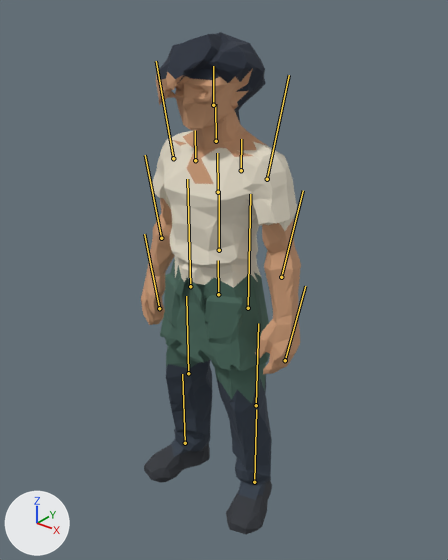
A saved change to the glTF model assets/models/ready/staff/staff.glb.
Before and after are seen from a 50 mm camera at (1.202, -1.445, 1.816) aimed at (-0.027, 0.091, 0.864). Lighting does not change. The marker at lower left points along +X, +Y and +Z. The picture after the commit comes second. Both versions are drawn at frame 12 of the action 'Walk'; the numbers are the values there. The bones that change, and the others that lie on the model, are drawn over the model as lines.

Objects in the first picture: 'Batch_staffMesh'.
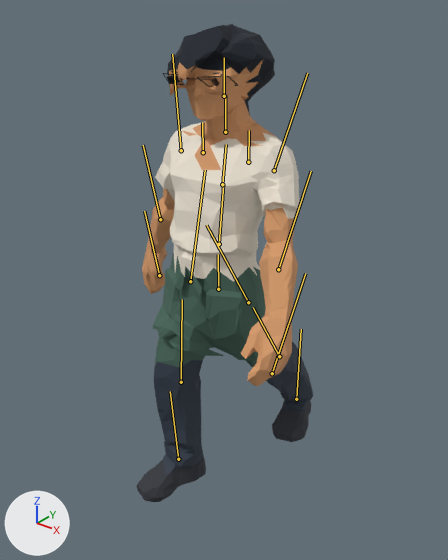
Changed parts and their boxes [x1, y1, x2, y2] in the pictures (448 x 560 px):
'Batch_staffMesh', posed (10% wider): before [141, 32, 301, 534]; after [137, 24, 313, 502]
'CharacterFaceDetails', now drawn: after [163, 71, 238, 87]
    faces in mat_staff_rineye (black #090a14): [167, 75, 219, 86]
bone 'Hips', root to tip: before (218, 294) to (218, 260); after (218, 289) to (218, 254)
bone 'Spine', root to tip: before (219, 250) to (219, 192); after (219, 244) to (223, 184)
bone 'Chest', root to tip: before (218, 192) to (217, 153); after (222, 184) to (226, 144)
bone 'Neck', root to tip: before (216, 141) to (215, 104); after (225, 132) to (225, 95)
bone 'Clavicle.R', root to tip: before (195, 160) to (195, 130); after (203, 152) to (202, 122)
bone 'UpperArm.R', root to tip: before (173, 158) to (156, 61); after (181, 150) to (172, 54)
bone 'Forearm.R', root to tip: before (161, 238) to (145, 155); after (160, 219) to (143, 145)
bone 'Clavicle.L', root to tip: before (241, 170) to (241, 139); after (248, 162) to (249, 130)
bone 'UpperArm.L', root to tip: before (267, 179) to (289, 75); after (274, 170) to (307, 73)
bone 'Forearm.L', root to tip: before (281, 277) to (303, 190); after (278, 269) to (311, 171)
bone 'Thigh.R', root to tip: before (190, 286) to (187, 179); after (190, 281) to (205, 170)
bone 'Shin.R', root to tip: before (188, 373) to (186, 296); after (181, 382) to (182, 299)
bone 'Foot.R', root to tip: before (185, 443) to (182, 374); after (178, 459) to (170, 391)
bone 'Thigh.L', root to tip: before (248, 308) to (250, 194); after (248, 302) to (206, 225)
bone 'Shin.L', root to tip: before (256, 405) to (258, 323); after (279, 356) to (253, 307)
bone 'Foot.L', root to tip: before (254, 482) to (256, 409); after (296, 399) to (301, 329)

Patch to the scene script:
```diff
--- a/assets/models/ready/staff/staff.glb.py
+++ b/assets/models/ready/staff/staff.glb.py
@@ bone_hips @@
 bone_hips = bpy.data.objects['Batch_staffSkin'].pose.bones['Hips']  # child of 'Root'
-bone_hips.location = (0.0, 0.0, 0.0)
+bone_hips.location = (0.0, 0.02, 0.0)
@@ bone_spine @@
 bone_spine = bpy.data.objects['Batch_staffSkin'].pose.bones['Spine']  # child of 'Hips'
-bone_spine.rotation_quaternion = (1.0, 0.0, 0.0, 0.0)  # degrees (0, 0, 0)
+bone_spine.rotation_quaternion = (0.998, -0.06, 0.0, 0.0)  # degrees (-7, 0, 0)
@@ bone_chest @@
 bone_chest = bpy.data.objects['Batch_staffSkin'].pose.bones['Chest']  # child of 'Spine'
-bone_chest.rotation_quaternion = (1.0, 0.0, 0.0, 0.0)  # degrees (0, 0, 0)
+bone_chest.rotation_quaternion = (1.0, -0.01, 0.0, 0.0)  # degrees (-1, 0, 0)
@@ bone_neck @@
 bone_neck = bpy.data.objects['Batch_staffSkin'].pose.bones['Neck']  # child of 'Chest'
-bone_neck.rotation_quaternion = (1.0, 0.0, 0.0, 0.0)  # degrees (0, 0, 0)
+bone_neck.rotation_quaternion = (0.998, 0.069, 0.0, 0.0)  # degrees (8, 0, 0)
@@ bone_clavicle_r @@
 bone_clavicle_r = bpy.data.objects['Batch_staffSkin'].pose.bones['Clavicle.R']  # child of 'Chest'
-bone_clavicle_r.rotation_quaternion = (1.0, 0.0, 0.0, 0.0)  # degrees (0, 0, 0)
+bone_clavicle_r.rotation_quaternion = (0.997, 0.071, 0.0, 0.0)  # degrees (8, 0, 0)
@@ bone_upperarm_r @@
 bone_upperarm_r = bpy.data.objects['Batch_staffSkin'].pose.bones['UpperArm.R']  # child of 'Clavicle.R'
-bone_upperarm_r.rotation_quaternion = (0.995, 0.0, 0.0, 0.1)  # degrees (0, 0, 11)
+bone_upperarm_r.rotation_quaternion = (0.999, 0.042, 0.0, 0.0)  # degrees (5, 0, 0)
@@ bone_forearm_r @@
 bone_forearm_r = bpy.data.objects['Batch_staffSkin'].pose.bones['Forearm.R']  # child of 'UpperArm.R'
-bone_forearm_r.rotation_quaternion = (1.0, 0.0, 0.0, 0.0)  # degrees (0, 0, 0)
+bone_forearm_r.rotation_quaternion = (0.997, 0.074, 0.0, 0.0)  # degrees (8, 0, 0)
@@ bone_clavicle_l @@
 bone_clavicle_l = bpy.data.objects['Batch_staffSkin'].pose.bones['Clavicle.L']  # child of 'Chest'
-bone_clavicle_l.rotation_quaternion = (1.0, 0.0, 0.0, 0.0)  # degrees (0, 0, 0)
+bone_clavicle_l.rotation_quaternion = (0.997, 0.071, 0.0, 0.0)  # degrees (8, 0, 0)
@@ bone_upperarm_l @@
 bone_upperarm_l = bpy.data.objects['Batch_staffSkin'].pose.bones['UpperArm.L']  # child of 'Clavicle.L'
-bone_upperarm_l.rotation_quaternion = (0.995, 0.0, 0.0, -0.1)  # degrees (0, 0, -11)
+bone_upperarm_l.rotation_quaternion = (0.963, -0.27, 0.0, 0.0)  # degrees (-31, 0, 0)
@@ bone_forearm_l @@
 bone_forearm_l = bpy.data.objects['Batch_staffSkin'].pose.bones['Forearm.L']  # child of 'UpperArm.L'
-bone_forearm_l.rotation_quaternion = (1.0, 0.0, 0.0, 0.0)  # degrees (0, 0, 0)
+bone_forearm_l.rotation_quaternion = (1.0, 0.012, 0.0, 0.0)  # degrees (1, 0, 0)
@@ bone_thigh_r @@
 bone_thigh_r = bpy.data.objects['Batch_staffSkin'].pose.bones['Thigh.R']  # child of 'Hips'
-bone_thigh_r.rotation_quaternion = (1.0, 0.0, 0.0, 0.0)  # degrees (0, 0, 0)
+bone_thigh_r.rotation_quaternion = (0.993, -0.114, 0.0, 0.0)  # degrees (-13, 0, 0)
@@ bone_shin_r @@
 bone_shin_r = bpy.data.objects['Batch_staffSkin'].pose.bones['Shin.R']  # child of 'Thigh.R'
-bone_shin_r.location = (0.0, 0.0, 0.0)
-bone_shin_r.rotation_quaternion = (1.0, 0.0, 0.0, 0.0)  # degrees (0, 0, 0)
+bone_shin_r.location = (0.043, 0.0, 0.0)
+bone_shin_r.rotation_quaternion = (0.997, 0.083, 0.0, 0.0)  # degrees (10, 0, 0)
@@ bone_foot_r @@
 bone_foot_r = bpy.data.objects['Batch_staffSkin'].pose.bones['Foot.R']  # child of 'Shin.R'
-bone_foot_r.location = (0.0, 0.0, 0.0)
-bone_foot_r.rotation_quaternion = (1.0, 0.0, 0.0, 0.0)  # degrees (0, 0, 0)
+bone_foot_r.location = (0.024, 0.0, 0.0)
+bone_foot_r.rotation_quaternion = (0.997, 0.076, 0.0, 0.0)  # degrees (9, 0, 0)
@@ bone_thigh_l @@
 bone_thigh_l = bpy.data.objects['Batch_staffSkin'].pose.bones['Thigh.L']  # child of 'Hips'
-bone_thigh_l.rotation_quaternion = (1.0, 0.0, 0.0, 0.0)  # degrees (0, 0, 0)
+bone_thigh_l.rotation_quaternion = (0.961, 0.275, 0.0, 0.0)  # degrees (32, 0, 0)
@@ bone_shin_l @@
 bone_shin_l = bpy.data.objects['Batch_staffSkin'].pose.bones['Shin.L']  # child of 'Thigh.L'
-bone_shin_l.location = (0.0, 0.0, 0.0)
+bone_shin_l.location = (-0.043, 0.0, 0.0)
@@ bone_foot_l @@
 bone_foot_l = bpy.data.objects['Batch_staffSkin'].pose.bones['Foot.L']  # child of 'Shin.L'
-bone_foot_l.location = (0.0, 0.0, 0.0)
-bone_foot_l.rotation_quaternion = (1.0, 0.0, 0.0, 0.0)  # degrees (0, 0, 0)
+bone_foot_l.location = (-0.024, 0.0, 0.0)
+bone_foot_l.rotation_quaternion = (0.961, -0.275, 0.0, 0.0)  # degrees (-32, 0, 0)
```
